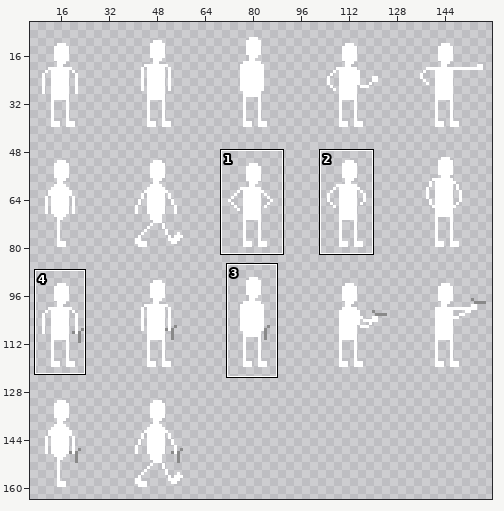
Two states of a sprite sheet, Game/data/art/char_hero.png. The picture above shows the old version from afar; the outline marks the close-up.
Close-up. The starting point:
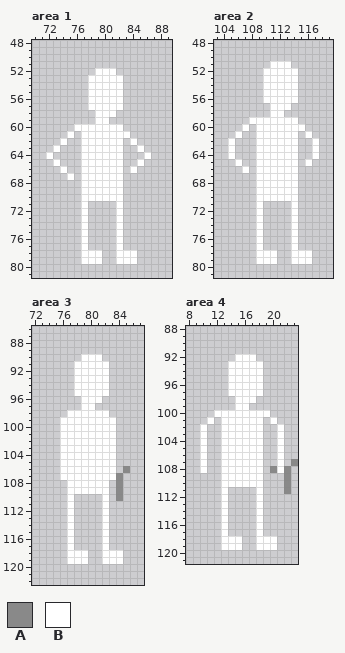
The file is 320x400 pixels, drawn in blocks of 2x2; one block is one cell here. Shown: area 1: x 70..89, y 48..81; area 2: x 103..119, y 48..81; area 3: x 72..87, y 86..122; area 4: x 8..23, y 88..121. The wide view leaves out empty margins. The commit also changed other parts of the picture, which this record leaves out.
Palette (. is transparent): A #898989  B #ffffff
The same view after the edit:
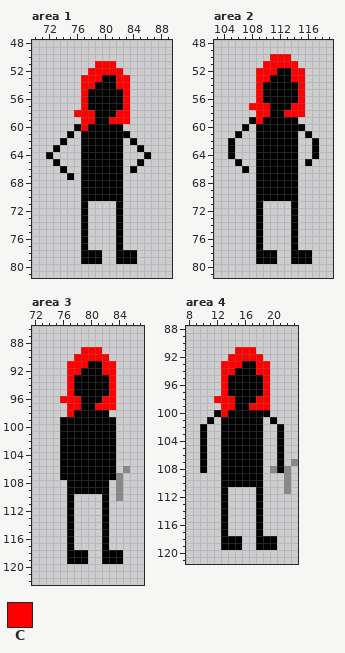
Colours new in this view: C #ff0000
Changes in this commit:
@@ palette @@
-B #ffffff
+B #000000
--- area 1
@@ x 74..85 @@
 50 ............
-51 ............
-52 .....BBB....
-53 ....BBBBB...
-54 ....BBBBB...
-55 ....BBBBB...
-56 ....BBBBB...
-57 ....BBBBB...
-58 .....BBB....
-59 .....BB.....
-60 ..BBBBBBB...
+51 .....CCC....
+52 ....CCCCC...
+53 ...CCCBBCC..
+54 ...CCBBBCC..
+55 ...CBBBBBC..
+56 ...CBBBBBC..
+57 ...CBBBBBC..
+58 ..CCCBBBCC..
+59 ...CCBBCCC..
+60 ..BCBBBBB...
 61 .B.BBBBBBB..
--- area 2
@@ x 103..119 @@
 49 .................
-50 .................
-51 ........BBB......
-52 .......BBBBB.....
-53 .......BBBBB.....
-54 .......BBBBB.....
-55 .......BBBBB.....
-56 .......BBBBB.....
-57 ........BBB......
-58 ........BB.......
-59 .....BBBBBBB.....
+50 ........CCC......
+51 .......CCCCC.....
+52 ......CCCBBCC....
+53 ......CCBBBCC....
+54 ......CBBBBBC....
+55 ......CBBBBBC....
+56 ......CBBBBBC....
+57 .....CCCBBBCC....
+58 ......CCBBCCC....
+59 .....BCBBBBB.....
 60 ....B.BBBBBBB....
--- area 3
@@ x 72..87 @@
  88 ................
- 89 ................
- 90 .......BBB......
- 91 ......BBBBB.....
- 92 ......BBBBB.....
- 93 ......BBBBB.....
- 94 ......BBBBB.....
- 95 ......BBBBB.....
- 96 .......BBB......
- 97 .......BB.......
- 98 .....BBBBBB.....
+ 89 .......CCC......
+ 90 ......CCCCC.....
+ 91 .....CCCBBCC....
+ 92 .....CCBBBCC....
+ 93 .....CBBBBBC....
+ 94 .....CBBBBBC....
+ 95 .....CBBBBBC....
+ 96 ....CCCBBBCC....
+ 97 .....CCBBCCC....
+ 98 .....CBBBBB.....
  99 ....BBBBBBBB....
--- area 4
@@ x 8..23 @@
  90 ................
- 91 ................
- 92 .......BBB......
- 93 ......BBBBB.....
- 94 ......BBBBB.....
- 95 ......BBBBB.....
- 96 ......BBBBB.....
- 97 ......BBBBB.....
- 98 .......BBB......
- 99 .......BB.......
-100 ....BBBBBBBB....
+ 91 .......CCC......
+ 92 ......CCCCC.....
+ 93 .....CCCBBCC....
+ 94 .....CCBBBCC....
+ 95 .....CBBBBBC....
+ 96 .....CBBBBBC....
+ 97 .....CBBBBBC....
+ 98 ....CCCBBBCC....
+ 99 .....CCBBCCC....
+100 ....BCBBBBBB....
 101 ...B.BBBBBB.B...
Boxes around the changes in both close-ups, in picture pixels (x1, y1, x2, y2):
changed: (46, 61, 151, 264)
changed: (228, 54, 319, 264)
changed: (60, 347, 123, 564)
changed: (200, 347, 284, 550)
